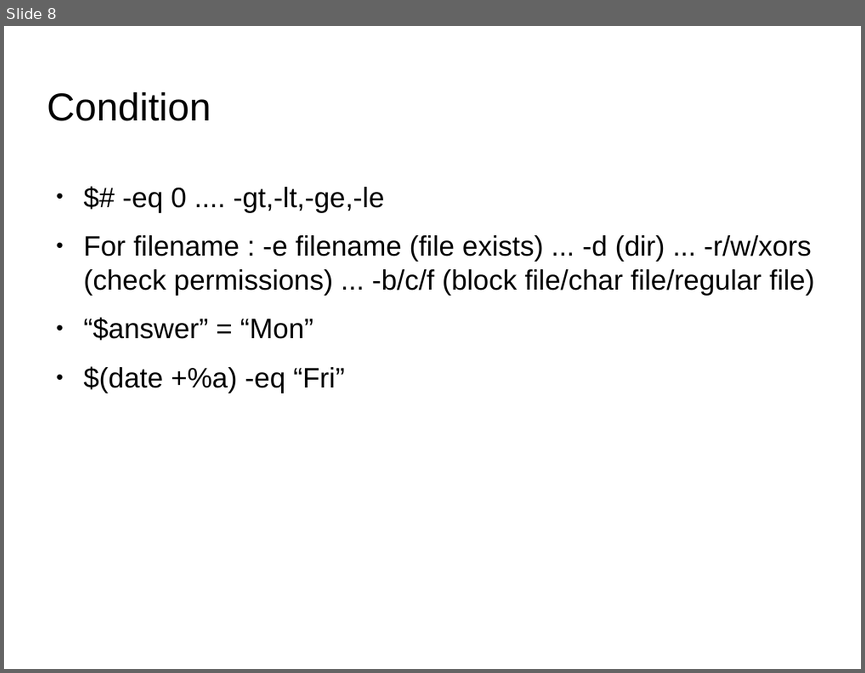
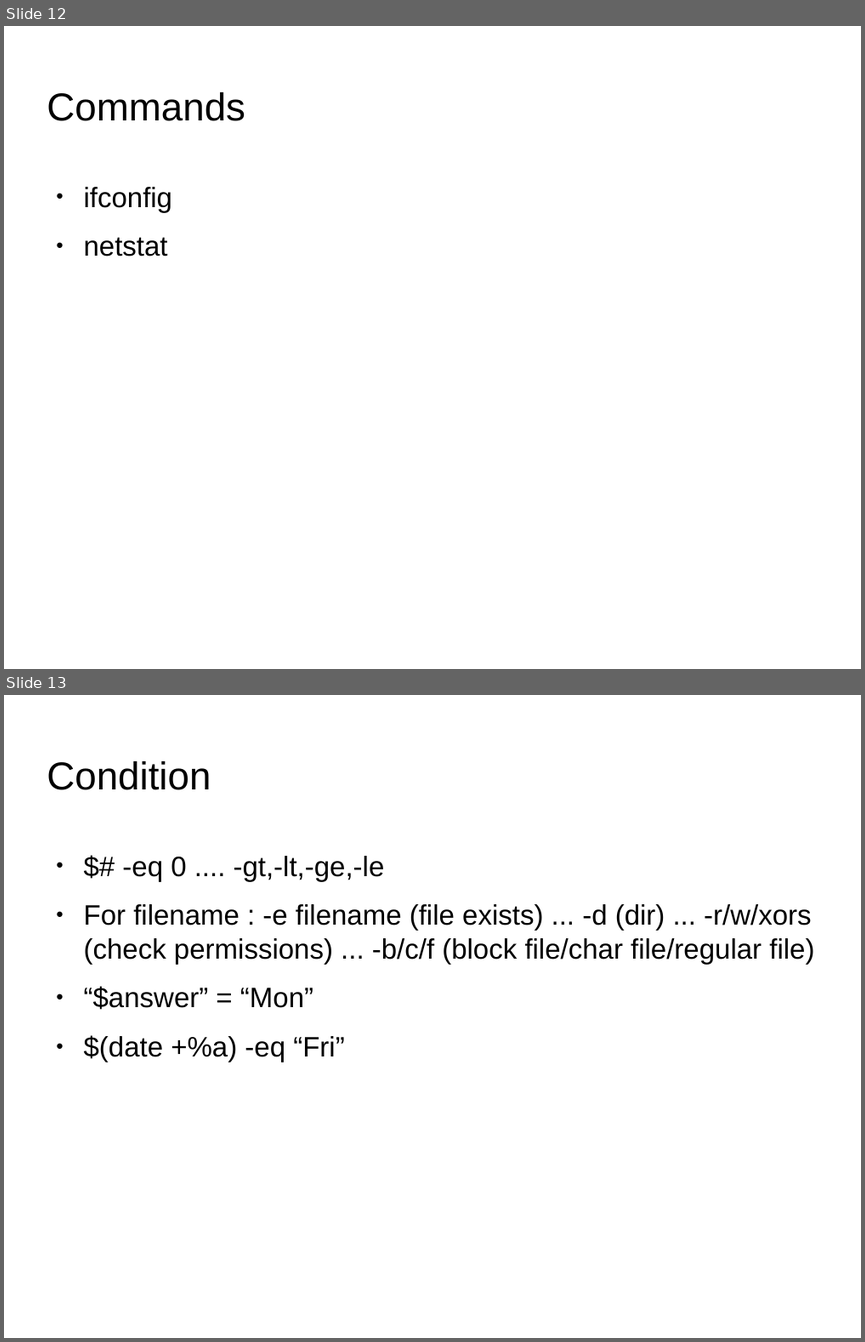
Before and after one commit to tanmayrajani/Internship_PreWork, a slide deck: Shell_Script/Shell_Script_Notes.odp. Shown one above the other, each under a label of ours: slide 8 before the commit, slides 12 and 13 after it. The pictures are 865x673 and 865x1342 pixels, drawn with LibreOffice and Linux fonts; fonts in the diff are those of the drawing; background and template pictures are left out. Boxes give left, top, right and bottom in pixels: in the first picture for what was removed or moved away, otherwise in the second. Text is boxed around its words. In the diff, an @@ line names an element or a change of style, - is before the commit and + after.

```diff
--- a/Shell_Script/Shell_Script_Notes.odp
+++ b/Shell_Script/Shell_Script_Notes.odp
@@ slide 12 added at [4,26,861,669], background picture (left out) @@
@@ title added at [46,92,245,121], 36 pt, text #000000 @@
+Commands
@@ text added at [84,187,173,256], 26 pt, text #000000 @@
+● ifconfig
+● netstat
@@ what was slide 8 is now slide 13 @@
```
Also in this commit, not shown: 1 slide changed, 4 other slides added, 1 other file.
